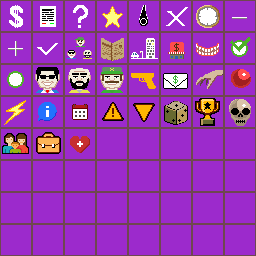
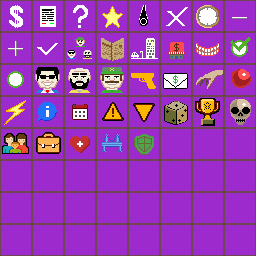
Comparing the layer stacks of the two 256 x 256 images. Changes:
painted on "Layer 9" over (x1=102, y1=99, x2=251, y2=155)
removed layer "art" over (x1=200, y1=99, x2=251, y2=126)
removed layer "grid" over (x1=102, y1=99, x2=251, y2=155)
